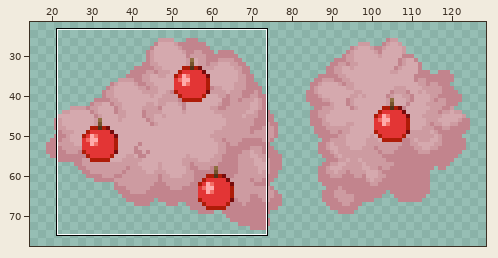
One commit to this sprite sheet: plants/trees/food/foliage/cherryMFM/branch1.png. Above: a wide view before the commit, with the close-up outlined.
Close-up. Before the edit:
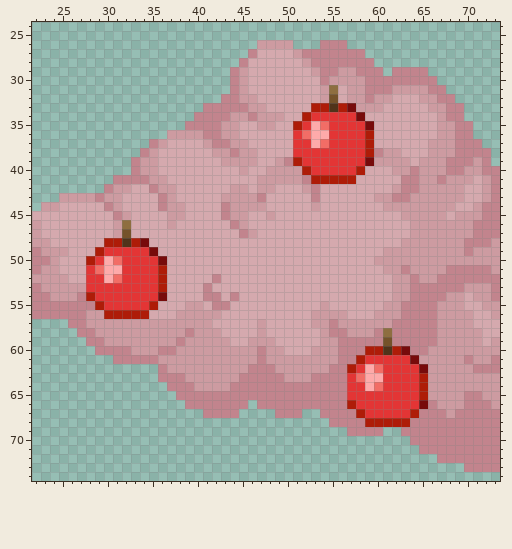
The file is 150x100 pixels. Shown: x 22..73, y 24..74. The wide view leaves out empty margins. The commit also changed other parts of the picture, which this record leaves out.
After the commit:
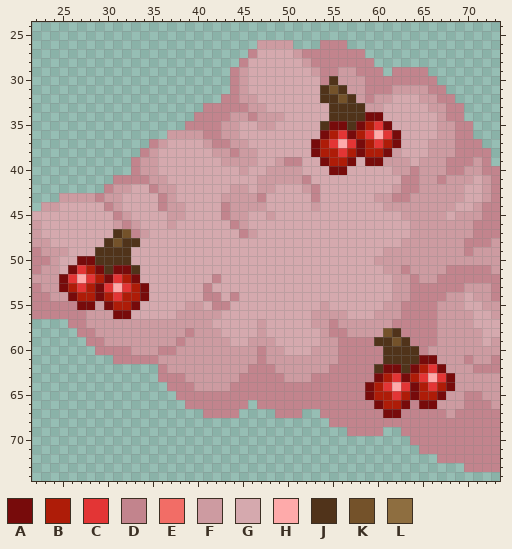
Palette (. is transparent): A #770b0b  B #ae1c08  C #e33535  D #c2848d  E #f26d66  F #cd9ba1  G #d5a9ae  H #feaaaa  J #50331a  K #74522a  L #8e6e40
Diff:
Changed rows in their new state; - is an unchanged pixel.
first column x 51:
30 ----J-------
31 ---JKJ------
32 ---JJKJ-----
33 --GG-JJJ----
34 -GGGJJJJAA--
35 GGGJAAJABCA-
36 GGGAB-ABCHCA
37 GGAB-H-A-CBA
38 GGABB-BA-BA-
39 DGGABBAG-A--
40 -GGGAAGG----
41 --GGGGG-----
first column x 25:
46 -------DF-----------------------------------
47 ------J-DF----------------------------------
48 -----JK-JG----------------------------------
49 ----JJJJGGG---------------------------------
50 --AAJJJJGGGG--------------------------------
51 -ACBAJAAJGGG--------------------------------
52 ACH-BACBAGGG--------------------------------
53 ABCBA-H-BAGG--------------------------------
54 -AB-AB-BBAGG--------------------------------
55 --AAFABBAGG---------------------------------
56 -----FAAGG----------------------------------
58 -----------------------------------FKJ------
59 -----------------------------------JJKJ-----
60 ----------------------------------DD-JJJ----
61 ---------------------------------DDDJJJJAA--
62 --------------------------------DDDJAAJABCA-
63 --------------------------------DDDAB-ABCHCA
64 --------------------------------DDAB-H-A-CBA
65 --------------------------------DDABB-BA-BA-
66 --------------------------------DDDABBAD-A--
67 ---------------------------------DDDAADD----
68 ----------------------------------DDDDD-----
Changed places in both close-ups, as pixel boxes (x1, y1, x2, y2):
changed: (293, 76, 401, 184)
changed: (59, 220, 167, 319)
changed: (347, 328, 455, 427)
